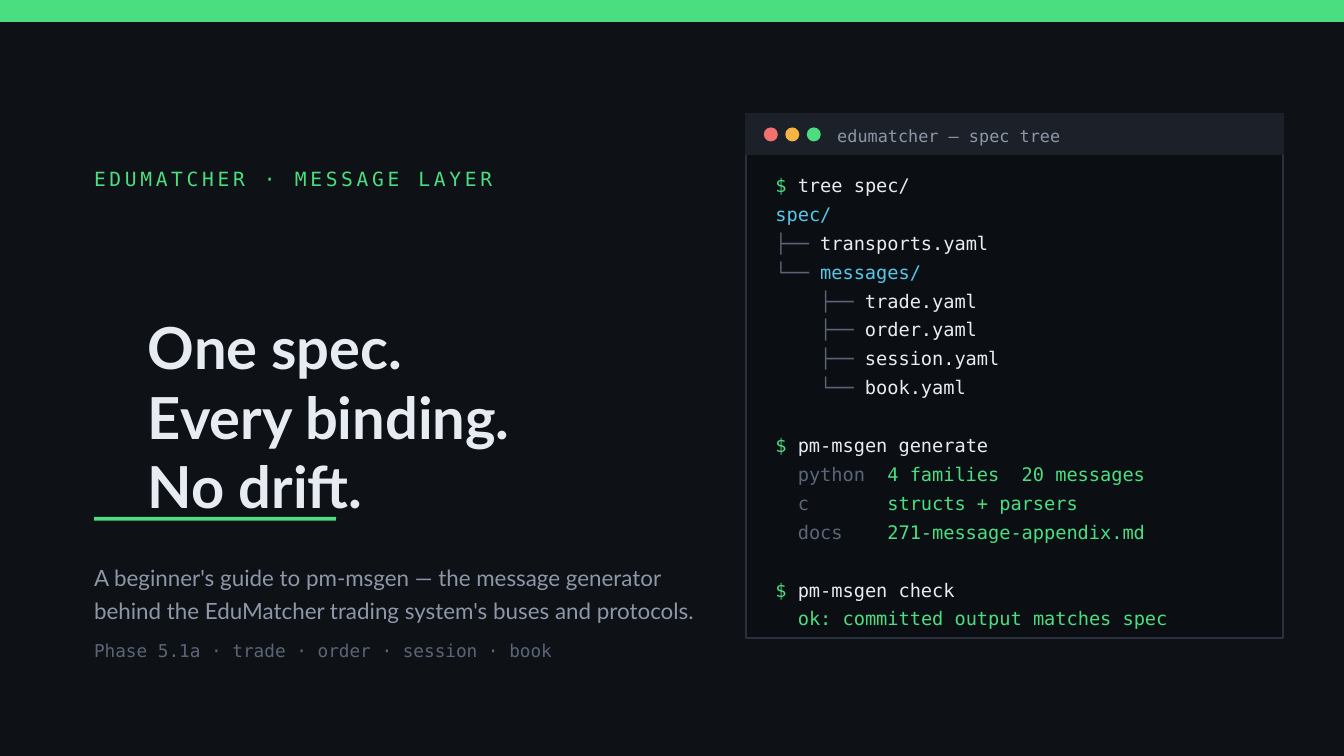
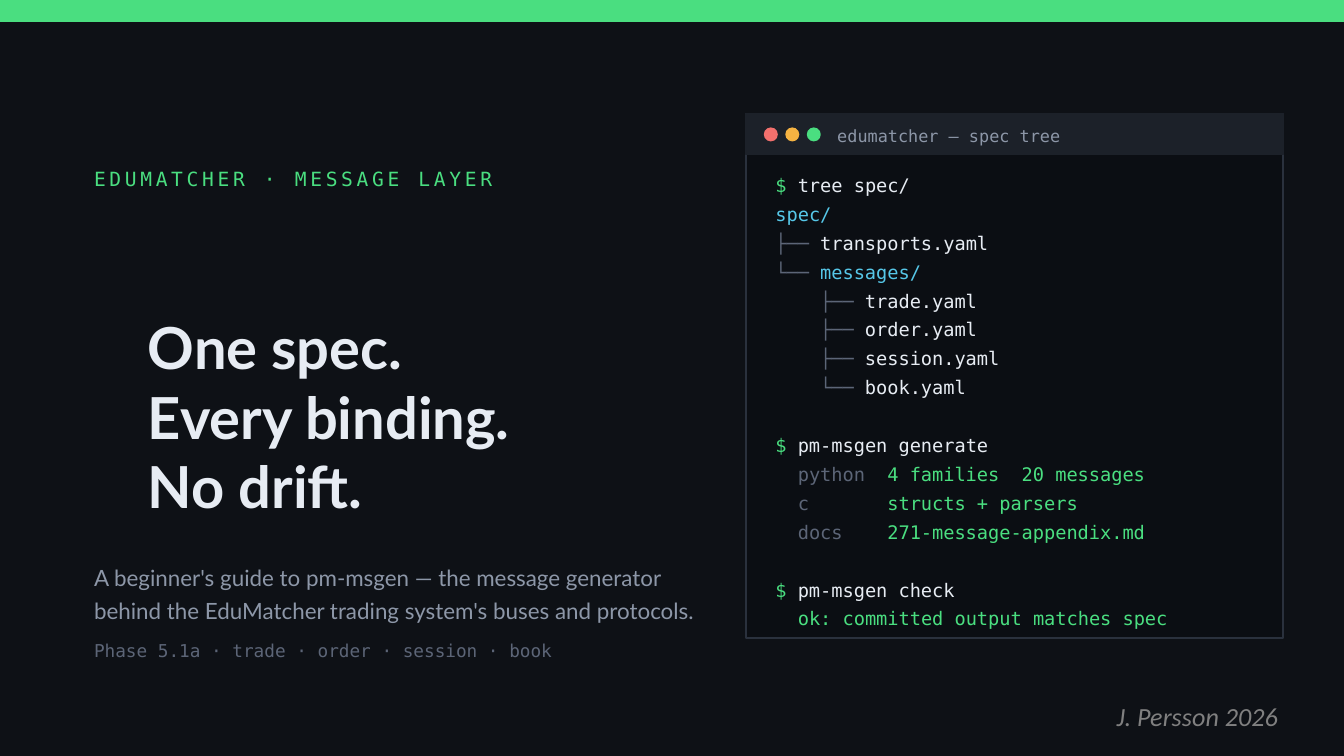
Before and after one commit to johan162/EduMatcher, a slide deck: slide 1 of docs/presentations/developer/msg-generator.pptx. Drawn at 1344x756 pixels with LibreOffice and Linux fonts; fonts in the diff are those of the drawing. Boxes give left, top, right and bottom in pixels: in the first picture for what was removed or moved away, otherwise in the second. Text is boxed around its words. In the diff, an @@ line names an element or a change of style, - is before the commit and + after.

```diff
--- a/docs/presentations/developer/msg-generator.pptx
+++ b/docs/presentations/developer/msg-generator.pptx
@@ line removed from (94, 519) to (336, 519) @@
@@ text added at (1117, 708, 1278, 726), 14 pt, text #808080, italic @@
+J. Persson 2026
```
Also in this commit, not shown: 15 other files.
